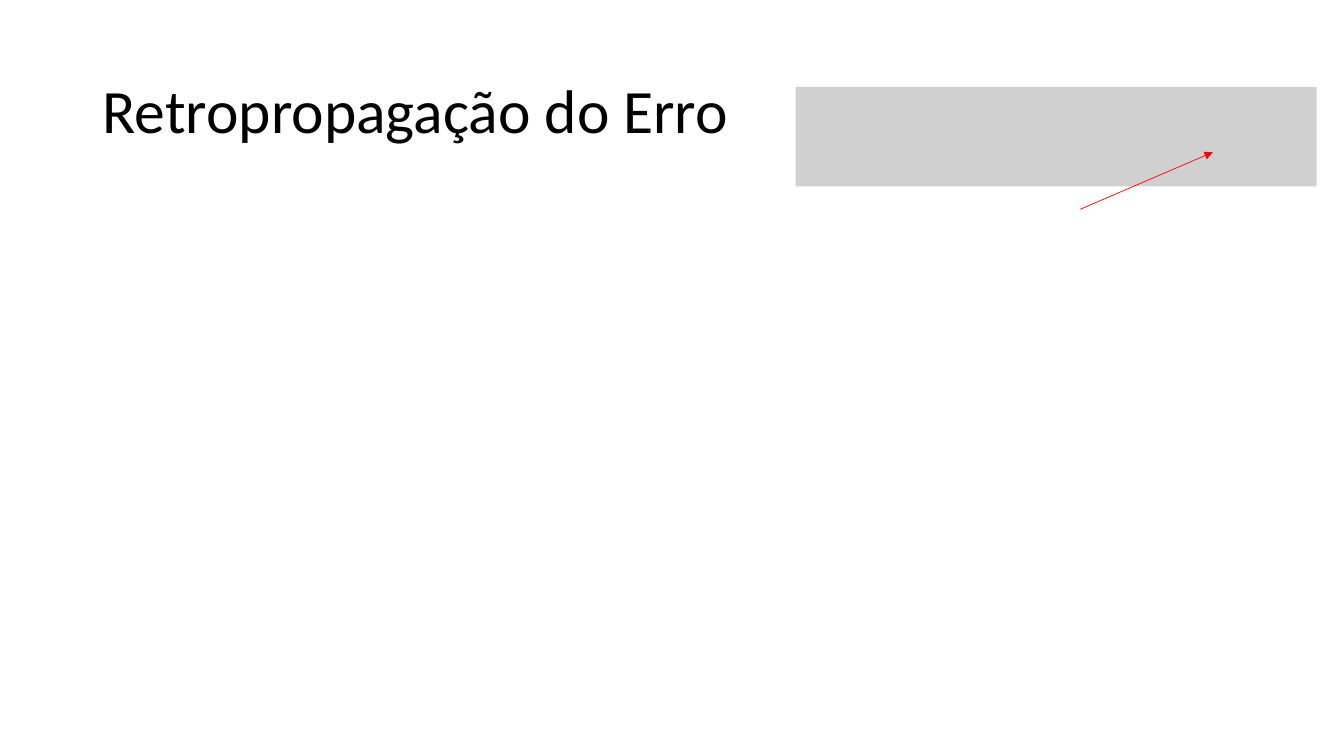
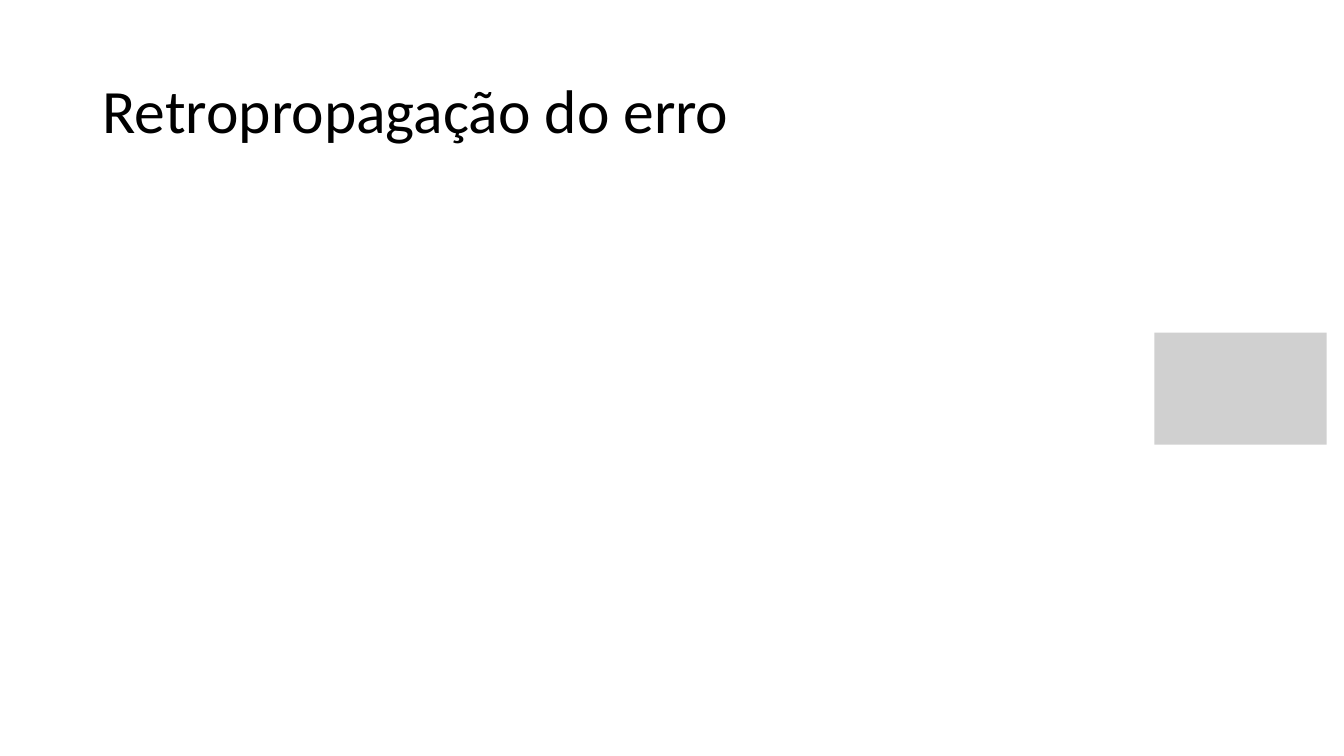
Before and after one commit to zz4fap/t320_aprendizado_de_maquina, a slide deck: slide 21 of slides/T320_Redes_Neurais_Artificiais (Parte III).pptx (slide 22 before the commit). Drawn at 1344x756 pixels with LibreOffice and Linux fonts; fonts in the diff are those of the drawing; grey boxes stand for pictures. Boxes give left, top, right and bottom in pixels: in the first picture for what was removed or moved away, otherwise in the second. Text is boxed around its words. In the diff, an @@ line names an element or a change of style, - is before the commit and + after.

```diff
--- a/slides/T320_Redes_Neurais_Artificiais (Parte III).pptx
+++ b/slides/T320_Redes_Neurais_Artificiais (Parte III).pptx
@@ picture removed at <box>796,87,1317,187</box> @@
@@ title at <box>102,90,728,144</box>: text changed @@
-Retropropagação do Erro
+Retropropagação do erro
@@ arrow removed from (1081, 210) to (1213, 152) @@
@@ picture added at <box>1154,333,1327,445</box> @@
```
Also in this commit, not shown: 6 other slides changed, 2 slides added, 3 slides removed, 1 other file.
